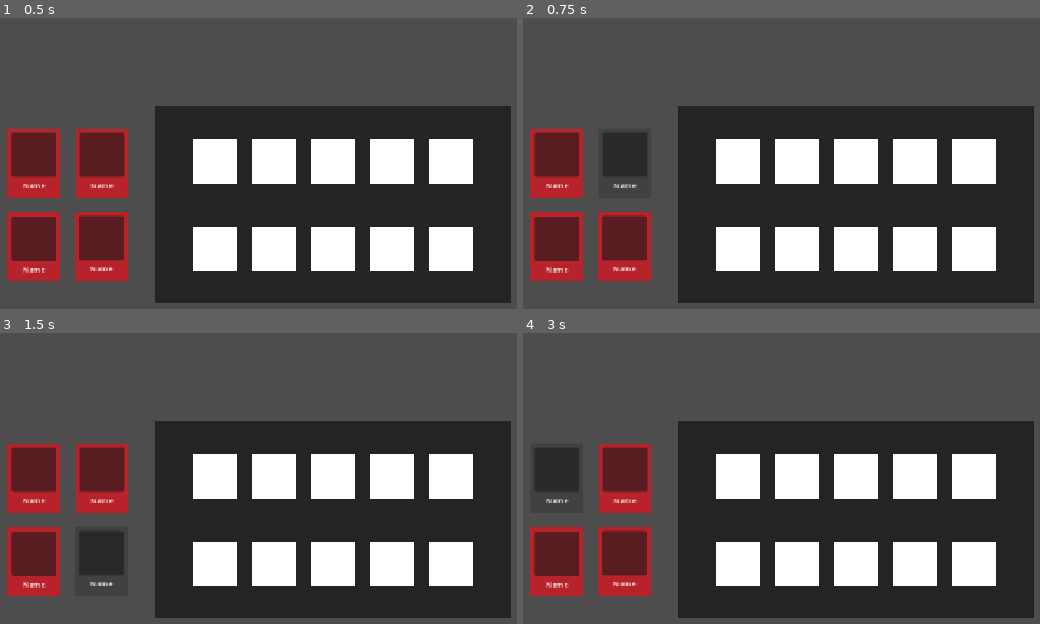
Above: before the commit, frames 1-4 (two rows, left to right).
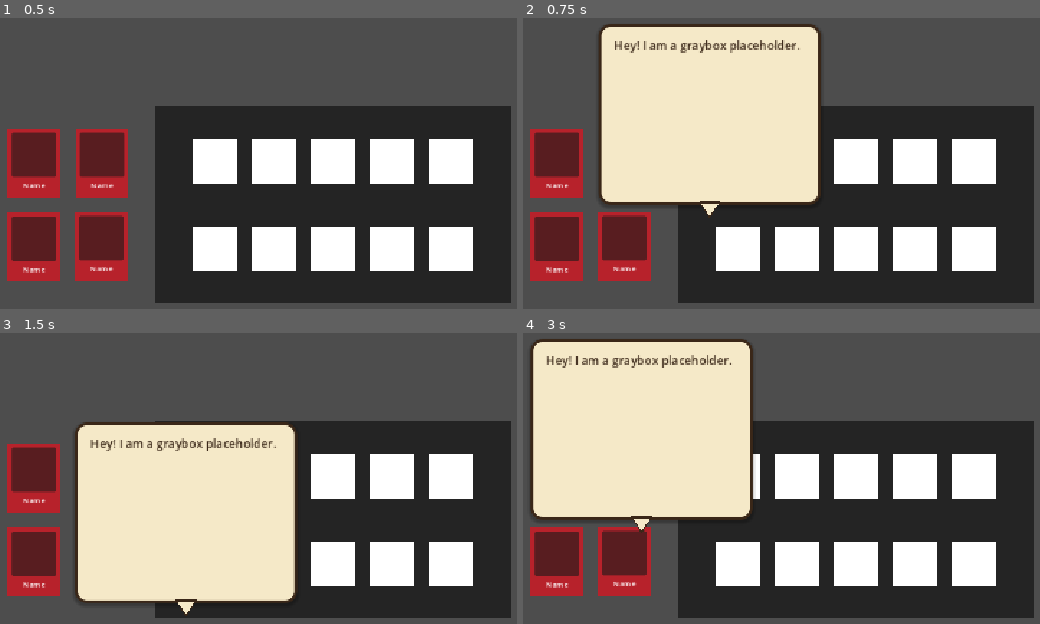
Above: after the commit, the same moments.

Repository: pol-xy/Tabi-Tabi
Game: Godot game, scene res://Scenes/Main_Jeepney.tscn
The game is run twice, just before and just after one commit, with the same random seed, the same clock (stepped at 60 frames per second) and the same inputs. The project has no main scene, so this scene is started directly.
Inputs (mouse positions are in pixels of both pictures, inside the frame that each line leads up to):
- Up to frame 1 (0.5 s): no input
- Up to frame 2 (0.75 s): click (626, 163) at 0.5 s
- Up to frame 3 (1.5 s): click (103, 559) at 1.25 s
- Up to frame 4 (3 s): click (559, 562) at 2 s; click (559, 478) at 2.75 s

Frame 1 is identical in both runs. In frame 2, 26% of the frame differs, in the area x 14-58%, y 2-68%; in frame 3, 26%; in frame 4, 27%, in the area x 1-45%, y 2-69%.

Commit message:
Implementation of click-dialogue on passengers

Diff:
--- a/Scenes/Main_Jeepney.tscn
+++ b/Scenes/Main_Jeepney.tscn
@@ -3,6 +3,7 @@
 [ext_resource type="Script" uid="uid://c3w1nxndp1bfh" path="res://Scenes/seat_1.gd" id="1_tfd51"]
 [ext_resource type="PackedScene" uid="uid://cp47pc4gf3f3c" path="res://Scenes/PassengerCard.tscn" id="2_urg85"]
 [ext_resource type="Script" uid="uid://bpprlwb8yn4t" path="res://scripts/jeepney_grid.gd" id="3_urg85"]
+[ext_resource type="PackedScene" uid="uid://djr0npvfp8drl" path="res://Scenes/UI/DialogueBubble.tscn" id="4_bf34w"]
 
 [node name="Main_Jeepney" type="Control" unique_id=1653784688]
 layout_mode = 3
@@ -141,3 +142,7 @@
 
 [node name="JeepneyGridManager" type="Node" parent="." unique_id=1059591609]
 script = ExtResource("3_urg85")
+
+[node name="HUD" type="CanvasLayer" parent="." unique_id=380051188]
+
+[node name="DialogueBubble" parent="HUD" unique_id=1604388256 instance=ExtResource("4_bf34w")]
--- a/Scenes/UI/DialogueBubble.tscn
+++ b/Scenes/UI/DialogueBubble.tscn
@@ -1,6 +1,6 @@
-[gd_scene load_steps=3 format=3]
+[gd_scene format=3 uid="uid://djr0npvfp8drl"]
 
-[ext_resource type="Script" path="res://scripts/UI/dialogue_bubble.gd" id="1"]
+[ext_resource type="Script" uid="uid://y884njleqnqs" path="res://scripts/UI/dialogue_bubble.gd" id="1"]
 
 [sub_resource type="StyleBoxFlat" id="StyleBoxFlat_bubble"]
 bg_color = Color(0.961, 0.914, 0.784, 1)
@@ -17,23 +17,25 @@
 shadow_size = 5
 shadow_offset = Vector2(0, 3)
 
-[node name="DialogueBubble" type="PanelContainer"]
+[node name="DialogueBubble" type="PanelContainer" unique_id=1604388256]
 custom_minimum_size = Vector2(320, 0)
+mouse_filter = 2
 theme_override_styles/panel = SubResource("StyleBoxFlat_bubble")
 script = ExtResource("1")
 
-[node name="Margin" type="MarginContainer" parent="."]
+[node name="Margin" type="MarginContainer" parent="." unique_id=530102469]
 layout_mode = 2
 theme_override_constants/margin_left = 18
 theme_override_constants/margin_top = 14
 theme_override_constants/margin_right = 18
 theme_override_constants/margin_bottom = 22
 
-[node name="MonologueLabel" type="RichTextLabel" parent="Margin"]
+[node name="MonologueLabel" type="RichTextLabel" parent="Margin" unique_id=1412057722]
 layout_mode = 2
+mouse_filter = 2
+theme_override_colors/default_color = Color(0.227, 0.153, 0.094, 1)
+theme_override_font_sizes/normal_font_size = 17
 bbcode_enabled = true
+text = "Bayad po!"
 fit_content = true
 scroll_active = false
-theme_override_colors/default_color = Color(0.227, 0.153, 0.094, 1)
-theme_override_font_sizes/normal_font_size = 17
-text = "Bayad po!"
--- a/scripts/UI/dialogue_bubble.gd
+++ b/scripts/UI/dialogue_bubble.gd
@@ -8,7 +8,7 @@
 ## matches exactly, no changes needed here.
 
 signal shown
-signal hidden
+signal bubble_hidden
 
 @onready var monologue_label: RichTextLabel = $Margin/MonologueLabel
 
@@ -58,6 +58,9 @@
 	queue_redraw()
 	show_bubble()
 
+	await get_tree().create_timer(2.0).timeout
+	hide_bubble()
+
 ## Optional: reposition the bubble above whichever node was clicked.
 ## Call this before set_text() if you want it to "follow" the speaker.
 func point_at(world_or_ui_position: Vector2, offset: Vector2 = Vector2(0, -70)) -> void:
@@ -78,5 +81,5 @@
 	tween.tween_property(self, "scale", Vector2(0.9, 0.9), POPUP_DURATION)
 	tween.chain().tween_callback(func():
 		visible = false
-		emit_signal("hidden")
+		emit_signal("bubble_hidden")
 	)
--- a/scripts/UI/passenger_card.gd
+++ b/scripts/UI/passenger_card.gd
@@ -108,24 +108,25 @@
 	return badge
 
 func _on_pressed() -> void:
+	# --- GRAYBOX TESTING FIX ---
+	# Ensure the card has a fake ID before trying to talk!
+	if passenger_data == null:
+		passenger_data = Passenger.new()
+		passenger_data.seat_size_passenger = 1
+		passenger_data.monologue_text = "Hey! I am a graybox placeholder."
+	# ---------------------------
 	emit_signal("card_selected", passenger_data)
 
-	var dialogue_bubble = get_node_or_null("/root/Scenes/UI/DialogueBubble")
+	var dialogue_bubble = get_node_or_null("/root/Main_Jeepney/HUD/DialogueBubble")
 	if dialogue_bubble != null:
-		dialogue_bubble.point_at(global_position)
+		dialogue_bubble.point_at(global_position, Vector2(0, -150))
 		dialogue_bubble.set_from_passenger(passenger_data)
 
 func _update_active_visual() -> void:
 	scale = Vector2(1.1, 1.1) if is_active else Vector2.ONE
 	modulate = Color.WHITE if is_active else Color(1, 1, 1, 0.7)
 
-func _get_drag_data(at_position: Vector2) -> Variant:
-	# --- GRAYBOX TESTING ONLY ---
-	if passenger_data == null:
-		passenger_data = Passenger.new()
-		passenger_data.seat_size_passenger = 1
-	# ---------------------------
-
+func _get_drag_data(_at_position: Vector2) -> Variant:
 	var preview = self.duplicate()
 	preview.modulate.a = 0.5 # Make the ghost transparent
 
